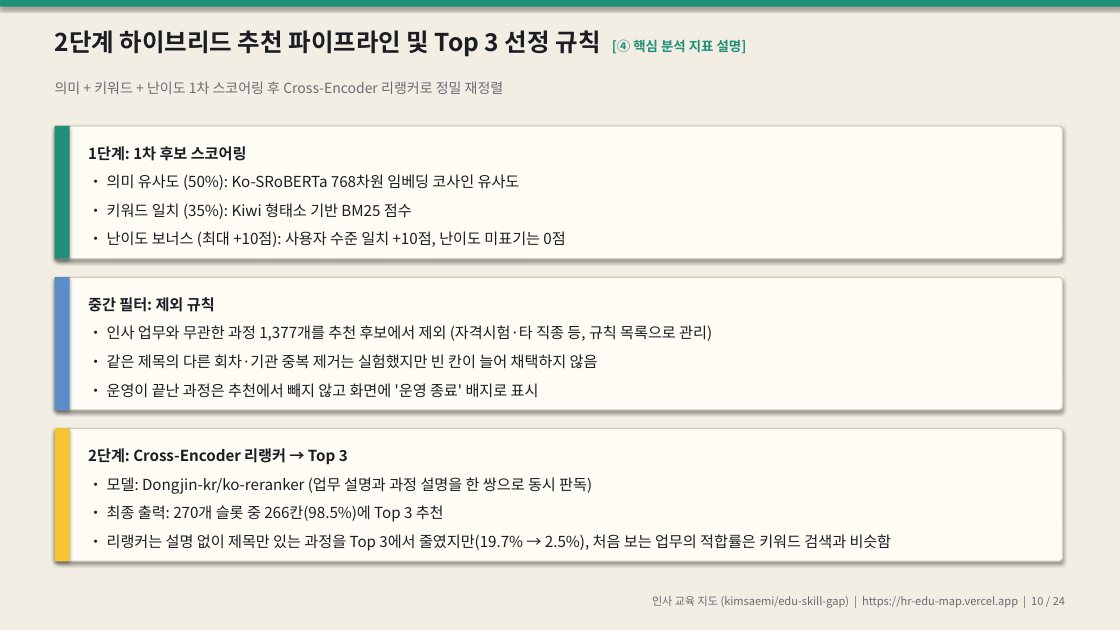
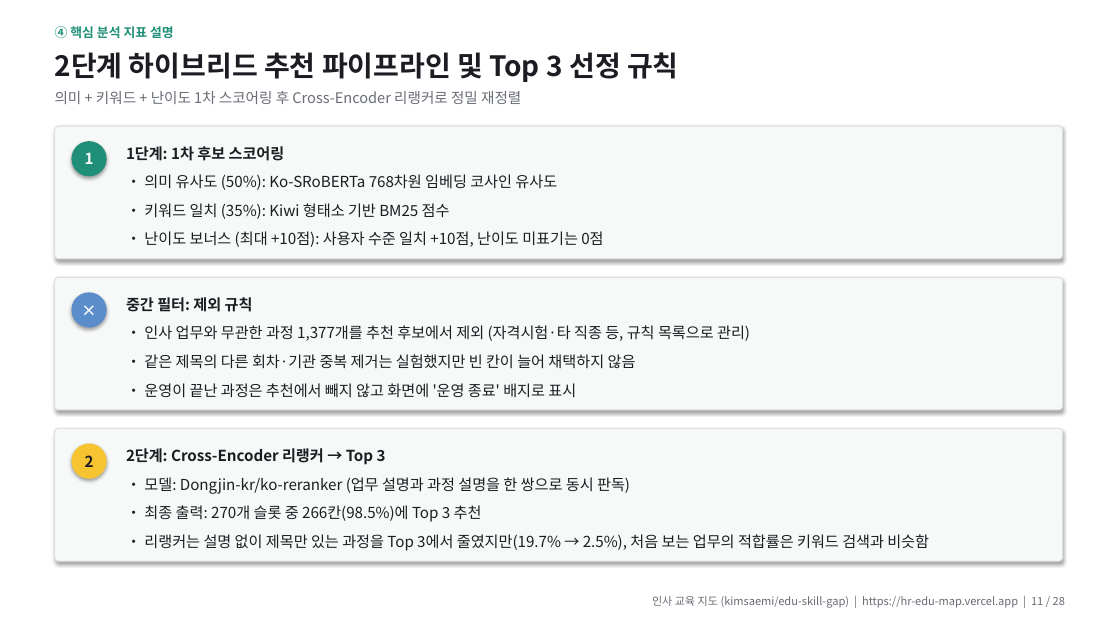
Before and after one commit to kimsaemi/edu-skill-gap, a slide deck: slide 11 of presentation/HR_교육지도_발표.pptx (slide 10 before the commit). Drawn at 1120x630 pixels with LibreOffice and Linux fonts; fonts in the diff are those of the drawing. Boxes give left, top, right and bottom in pixels: in the first picture for what was removed or moved away, otherwise in the second. Text is boxed around its words. In the diff, an @@ line names an element or a change of style, - is before the commit and + after.

```diff
--- a/presentation/HR_교육지도_발표.pptx
+++ b/presentation/HR_교육지도_발표.pptx
@@ rectangle at <box>0,0,1120,630</box>: fill #F2EEE4 to #FFFFFF @@
@@ rectangle removed at <box>0,0,1120,7</box> @@
@@ text added at <box>55,26,174,38</box>, 11 pt, text #1F8F78, bold @@
+④ 핵심 분석 지표 설명
@@ text at <box>55,52,679,82</box>: text changed; size 21 to 24 pt @@
-2단계 하이브리드 추천 파이프라인 및 Top 3 선정 규칙 [④ 핵심 분석 지표 설명]
+2단계 하이브리드 추천 파이프라인 및 Top 3 선정 규칙
@@ text "의미 + 키워드 + 난이도 ...": place and size @@
-text "의미 + 키워드 + 난이도 ..." at <box>55,81,504,94</box>
+text "의미 + 키워드 + 난이도 ..." at <box>55,91,521,104</box>
@@ text "의미 + 키워드 + 난이도 ..." at <box>55,91,521,104</box>: size 12 to 12.5 pt @@
@@ rectangle removed at <box>55,126,70,259</box> @@
@@ ellipse added at <box>71,141,107,176</box>, fill #1F8F78, 13 pt, text #F7F9F8, bold @@
+1
@@ text "1단계: 1차 후보 스코어링": place and size @@
-text "1단계: 1차 후보 스코어링" at <box>88,146,565,247</box>
+text "1단계: 1차 후보 스코어링" at <box>126,146,603,247</box>
@@ rectangle removed at <box>55,277,70,410</box> @@
@@ ellipse added at <box>71,292,107,328</box>, fill #5B8DCB, 13 pt, text #F7F9F8, bold @@
+×
@@ text "중간 필터: 제외 규칙": place and size @@
-text "중간 필터: 제외 규칙" at <box>88,297,712,398</box>
+text "중간 필터: 제외 규칙" at <box>126,297,750,398</box>
@@ fill #FFFCF5 to #F7F9F8; outline #D6CEBB 1 pt to #DCE2DF 1 pt in 3 elements at <box>55,126,1063,259</box>, <box>55,277,1063,410</box>, <box>55,429,1063,561</box> @@
@@ rectangle removed at <box>55,429,70,561</box> @@
@@ ellipse added at <box>71,444,107,479</box>, fill #F6C431, 13 pt, text #1B1D22, bold @@
+2
@@ text "2단계: Cross-Encoder 리랭커 → Top ...": place and size @@
-text "2단계: Cross-Encoder 리랭커 → Top ..." at <box>88,448,892,551</box>
+text "2단계: Cross-Encoder 리랭커 → Top ..." at <box>126,448,929,551</box>
@@ text at <box>652,596,1065,608</box>: text changed @@
-인사 교육 지도 (kimsaemi/edu-skill-gap) | https://hr-edu-map.vercel.app | 10 / 24
+인사 교육 지도 (kimsaemi/edu-skill-gap) | https://hr-edu-map.vercel.app | 11 / 28
```
Also in this commit, not shown: 22 other slides changed, 4 slides added, 6 other files.
